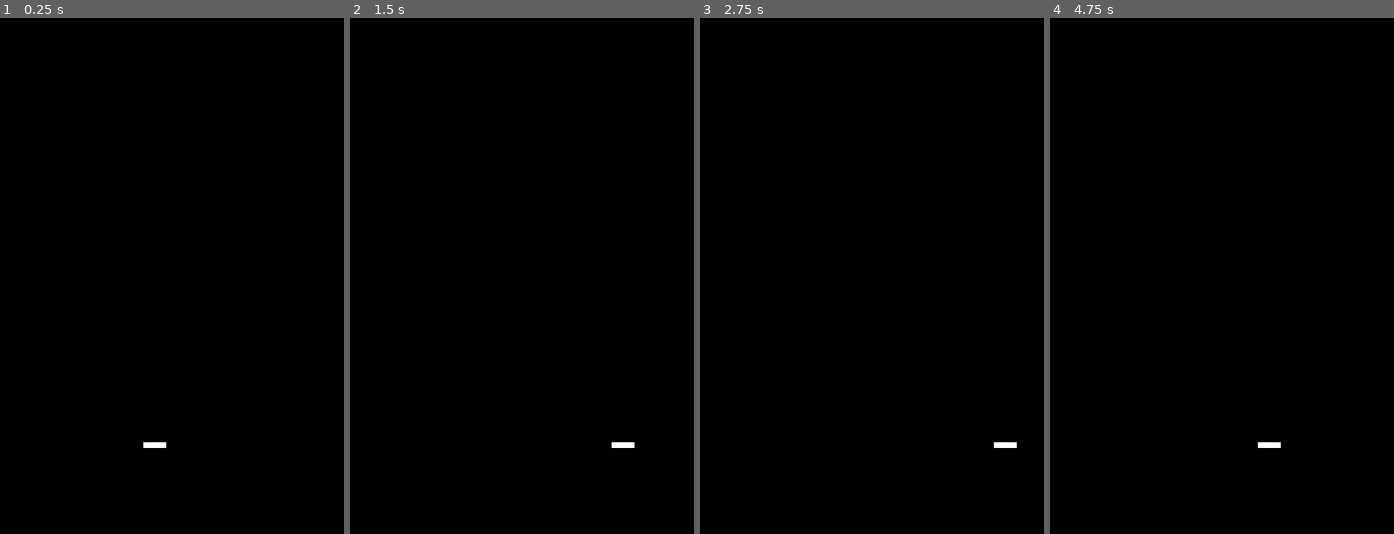
Above: before the commit, frames 1-4 (left to right).
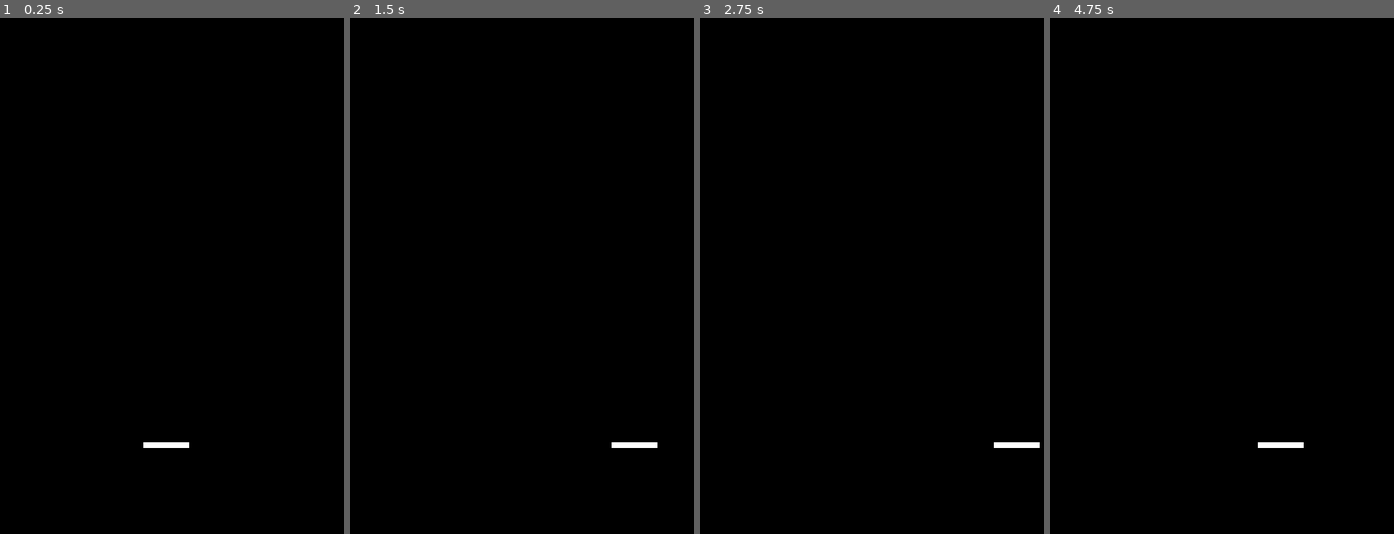
Above: after the commit, the same moments.

Repository: CROAKS-GS/Pong
Game: Godot game, scene res://main.tscn
Same seed, same stepped clock (60 frames per second), same inputs: the game is played once before the commit and once after it.
Inputs:
- Up to frame 1 (0.25 s): no input
- Up to frame 2 (1.5 s): tap Enter at 0.5 s; hold Right (ui_right) 0.53-1.28 s; hold Left (ui_left) from 1.28 s (still down)
- Up to frame 3 (2.75 s): release Left (ui_left) at 2.03 s; hold Right (ui_right) from 2.03 s (still down)
- Up to frame 4 (4.75 s): tap Space at 3.5 s; release Right (ui_right) at 3.53 s; hold Left (ui_left) from 3.53 s (still down)

The runs differ from the first frame. In frame 1, less than 0.1% of the frame differs, in the area x 48-55%, y 82-84%; in frame 2, less than 0.1%; in frame 3, less than 0.1%; in frame 4, less than 0.1%.

Commit message:
doubled size  of player

Diff:
--- a/PotatoPong/player.tscn
+++ b/PotatoPong/player.tscn
@@ -7,6 +7,6 @@
 
 [node name="Polygon2D" type="Polygon2D" parent="."]
 rotation = -1.57079
-polygon = PackedVector2Array(0, 0, 7.10805e-05, 32, 8.00007, 32, 8, -1.77701e-05)
+polygon = PackedVector2Array(0, 0, 0.000142161, 64, 8.00014, 64, 8, -1.77701e-05)
 
 [node name="CollisionPolygon2D" type="CollisionPolygon2D" parent="."]
